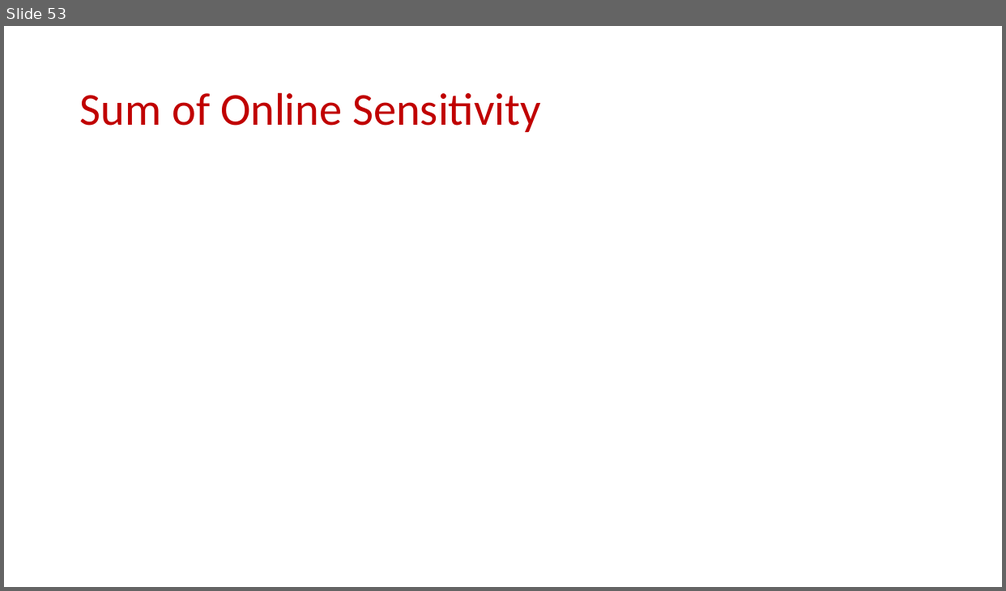
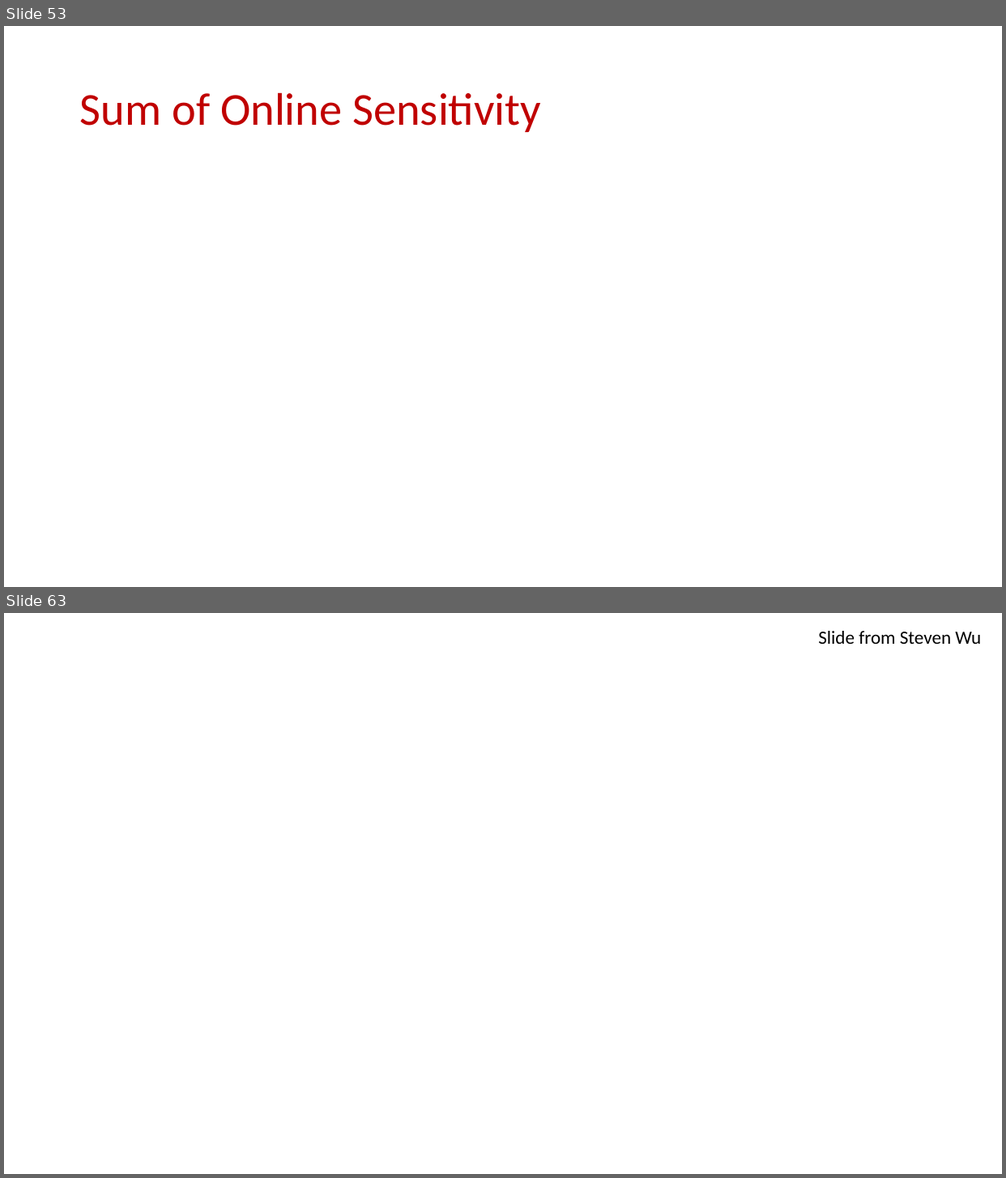
Before and after one commit to samsonzhou/samsonzhou.github.io, a slide deck: CSCE689-23/L22.pptx. Shown one above the other, each under a label of ours: slide 53 before the commit, slides 53 and 63 after it; the slides between them are not shown. The pictures are 1006x591 and 1006x1178 pixels, drawn with LibreOffice and Linux fonts; fonts in the diff are those of the drawing; grey boxes stand for pictures; background and template pictures are left out. Boxes give left, top, right and bottom in pixels: in the first picture for what was removed or moved away, otherwise in the second. Text is boxed around its words. In the diff, an @@ line names an element or a change of style, - is before the commit and + after.

```diff
--- a/CSCE689-23/L22.pptx
+++ b/CSCE689-23/L22.pptx
@@ slide 63 added at [4, 613, 1002, 1174], background picture (left out) @@
@@ text added at [818, 631, 981, 644], 18 pt, text #000000 @@
+Slide from Steven Wu
```
Also in this commit, not shown: 20 other slides added.
